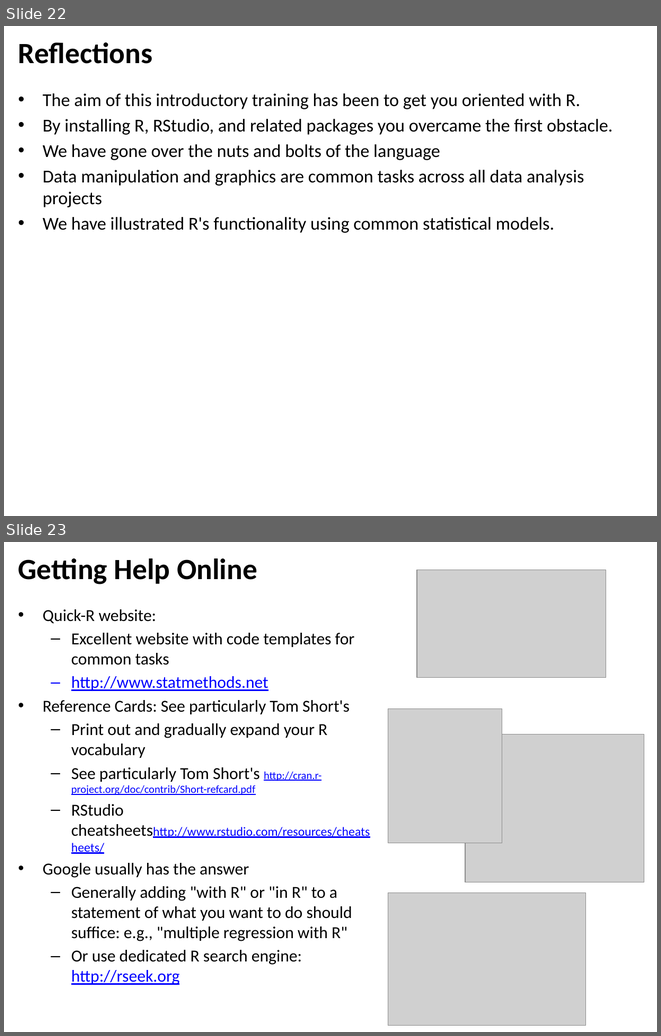
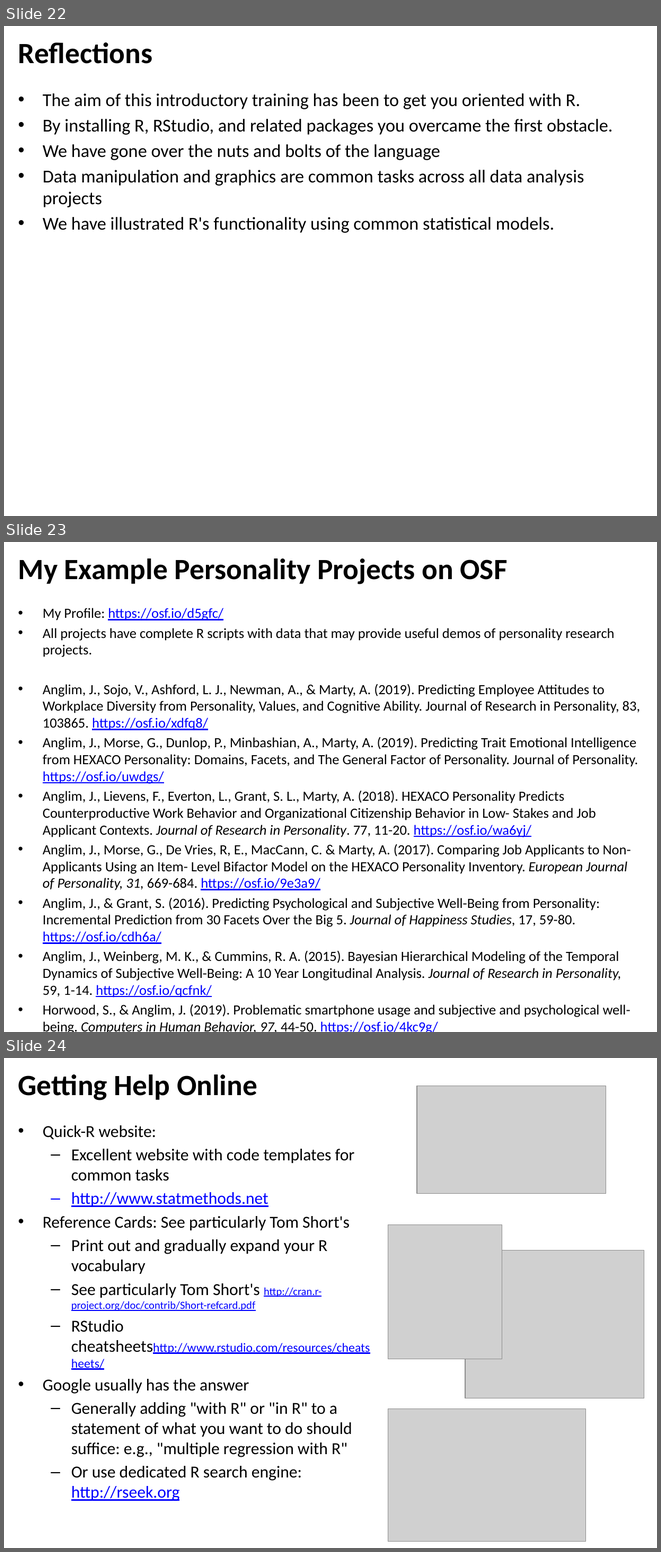
Before and after one commit to jeromyanglim/acpid-2019-rtraining, a slide deck: introduction-to-r/introduction-to-r-26-nov-2019.pptx. Shown one above the other, each under a label of ours: slides 22 and 23 before the commit, slides 22, 23 and 24 after it. The pictures are 661x1036 and 661x1552 pixels, drawn with LibreOffice and Linux fonts; fonts in the diff are those of the drawing; grey boxes stand for pictures. Boxes give left, top, right and bottom in pixels: in the first picture for what was removed or moved away, otherwise in the second. Text is boxed around its words. In the diff, an @@ line names an element or a change of style, - is before the commit and + after.

```diff
--- a/introduction-to-r/introduction-to-r-26-nov-2019.pptx
+++ b/introduction-to-r/introduction-to-r-26-nov-2019.pptx
@@ slide 23 added at <box>4,542,657,1032</box>, background #FFFFFF @@
@@ title added at <box>18,558,507,584</box>, 32.4 pt, text #000000, bold @@
+My Example Personality Projects on OSF
@@ text added at <box>43,608,640,1017</box>, 15.5 pt, text #000000 @@
+• My Profile: https://osf.io/d5gfc/
+• All projects have complete R scripts with data that may provide useful demos of personality research projects.
+• Anglim, J., Sojo, V., Ashford, L. J., Newman, A., & Marty, A. (2019). Predicting Employee Attitudes to Workplace Diversity from Personality, Values, and Cognitive Ability. Journal of Research in Personality, 83, 103865. https://osf.io/xdfq8/
+• Anglim, J., Morse, G., Dunlop, P., Minbashian, A., Marty, A. (2019). Predicting Trait Emotional Intelligence from HEXACO Personality: Domains, Facets, and The General Factor of Personality. Journal of Personality. https://osf.io/uwdgs/
+• Anglim, J., Lievens, F., Everton, L., Grant, S. L., Marty, A. (2018). HEXACO Personality Predicts Counterproductive Work Behavior and Organizational Citizenship Behavior in Low- Stakes and Job Applicant Contexts. Journal of Research in Personality. 77, 11-20. https://osf.io/wa6yj/
+• Anglim, J., Morse, G., De Vries, R, E., MacCann, C. & Marty, A. (2017). Comparing Job Applicants to Non-Applicants Using an Item- Level Bifactor Model on the HEXACO Personality Inventory. European Journal of Personality, 31, 669-684. https://osf.io/9e3a9/
+• Anglim, J., & Grant, S. (2016). Predicting Psychological and Subjective Well-Being from Personality: Incremental Prediction from 30 Facets Over the Big 5. Journal of Happiness Studies, 17, 59-80. https://osf.io/cdh6a/
+• Anglim, J., Weinberg, M. K., & Cummins, R. A. (2015). Bayesian Hierarchical Modeling of the Temporal Dynamics of Subjective Well-Being: A 10 Year Longitudinal Analysis. Journal of Research in Personality, 59, 1-14. https://osf.io/qcfnk/
+• Horwood, S., & Anglim, J. (2019). Problematic smartphone usage and subjective and psychological well-being. Computers in Human Behavior, 97, 44-50. https://osf.io/4kc9g/
+• Horwood, S. & Anglim, J. (2018). Personality and Problematic Smartphone Use: A Facet-Level Analysis using the Five Factor Model and HEXACO Frameworks. Computers in Human Behavior, 85, 349-359. https://osf.io/nxv7z/
@@ what was slide 23 is now slide 24 @@
```
Also in this commit, not shown: 1 slide changed, 5 other files.
